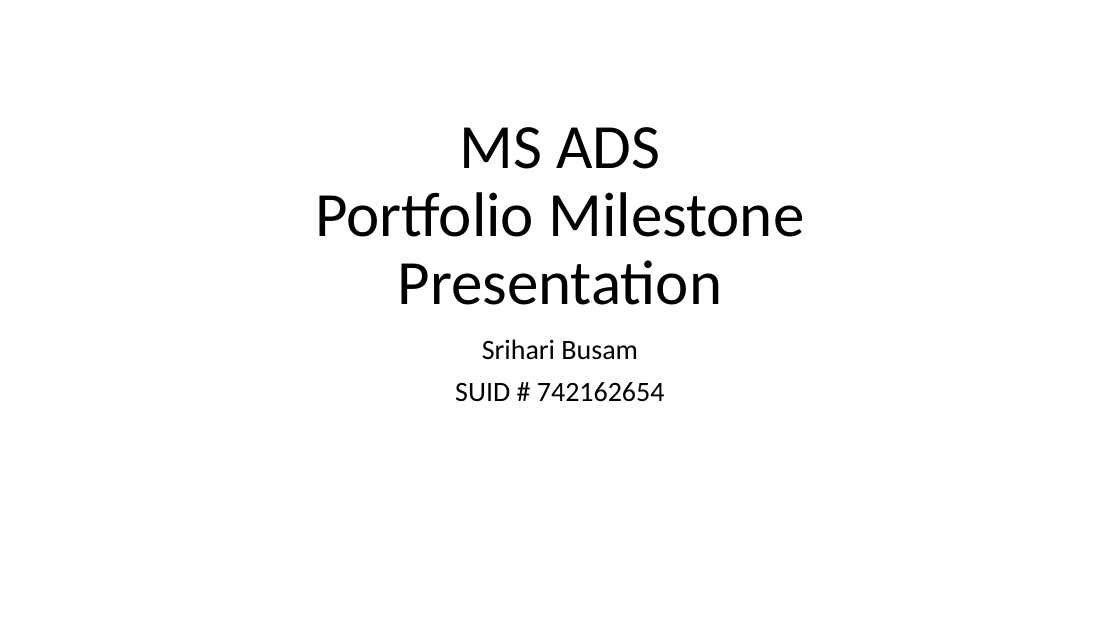
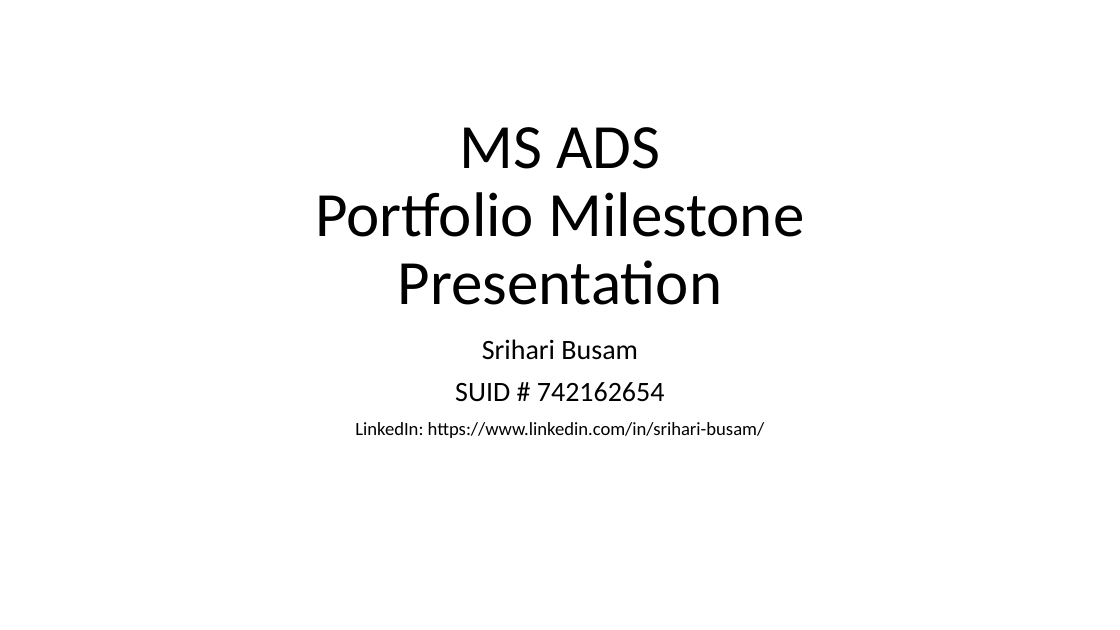
Before and after one commit to srihari-busam/MS-ADS-Portfolio, a slide deck: slide 1 of MS ADS.pptx. Drawn at 1120x630 pixels with LibreOffice and Linux fonts; fonts in the diff are those of the drawing. Boxes give left, top, right and bottom in pixels: in the first picture for what was removed or moved away, otherwise in the second. Text is boxed around its words. In the diff, an @@ line names an element or a change of style, - is before the commit and + after.

```diff
--- a/MS ADS.pptx
+++ b/MS ADS.pptx
@@ subtitle at [355, 422, 765, 438]: paragraph added @@
+LinkedIn: https://www.linkedin.com/in/srihari-busam/
```
Also in this commit, not shown: 3 other slides changed, 1 slide added, 1 slide removed.
